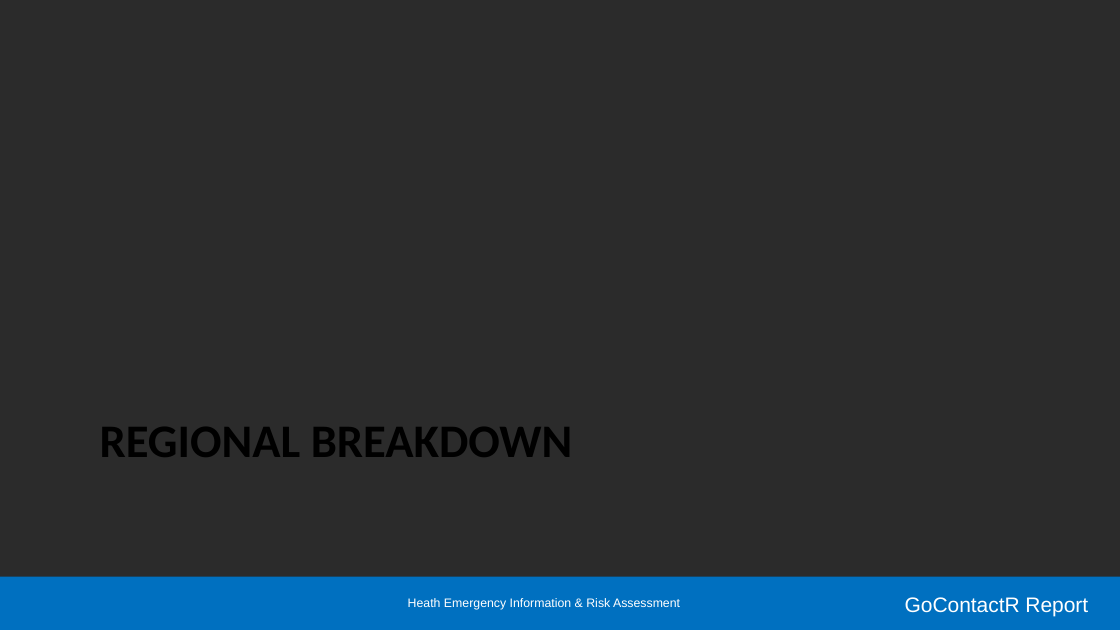
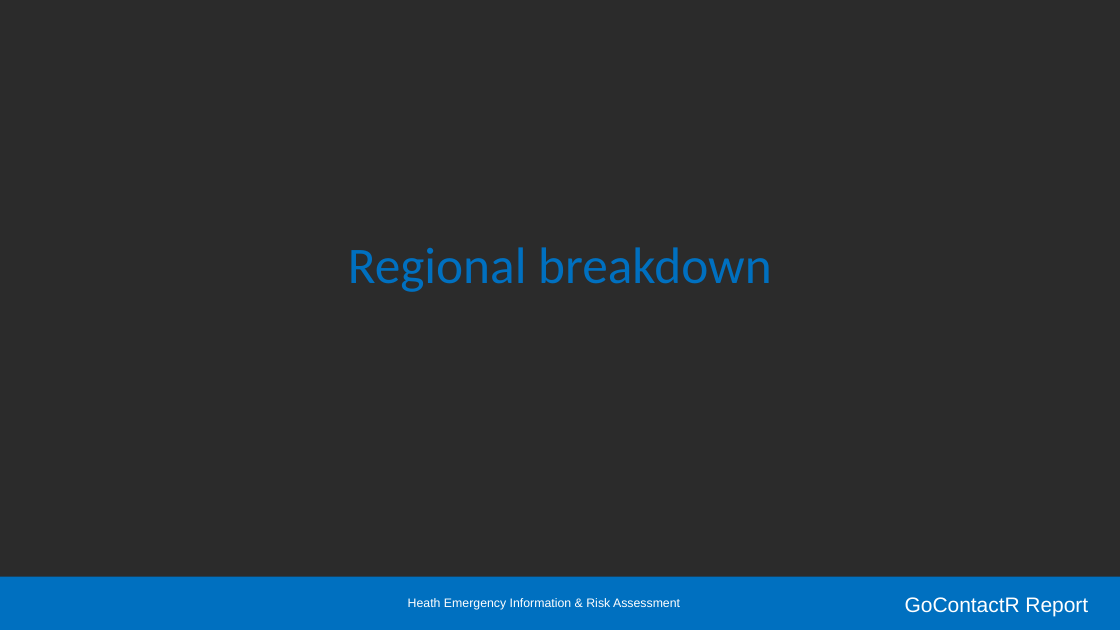
Before and after one commit to kendavidn/GoContactR, a slide deck: slide 8 of markdown/report.pptx. Drawn at 1120x630 pixels with LibreOffice and Linux fonts; fonts in the diff are those of the drawing; background and template pictures are left out; a plain dark background stands for a picture behind light text. Boxes give left, top, right and bottom in pixels: in the first picture for what was removed or moved away, otherwise in the second. Text is boxed around its words. In the diff, an @@ line names an element or a change of style, - is before the commit and + after.

```diff
--- a/markdown/report.pptx
+++ b/markdown/report.pptx
@@ title "Regional breakdown" at (348,247,772,292): vertical alignment top to middle @@
@@ title at (348,247,772,292): text changed; size 30 to 33 pt; text colour #000000 to #0070C0; bold off @@
-REGIONAL BREAKDOWN
+Regional breakdown
```
Also in this commit, not shown: 23 other slides changed, 9 slides added, 13 slides removed, 35 other files.
